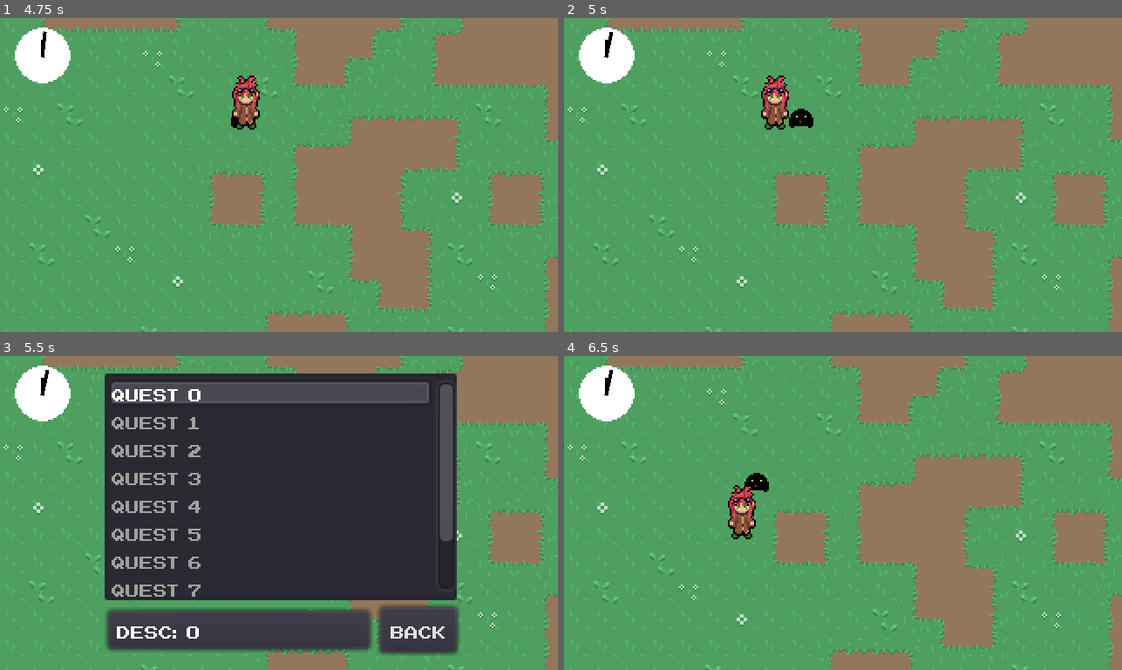
Above: before the commit, frames 1-4 (two rows, left to right).
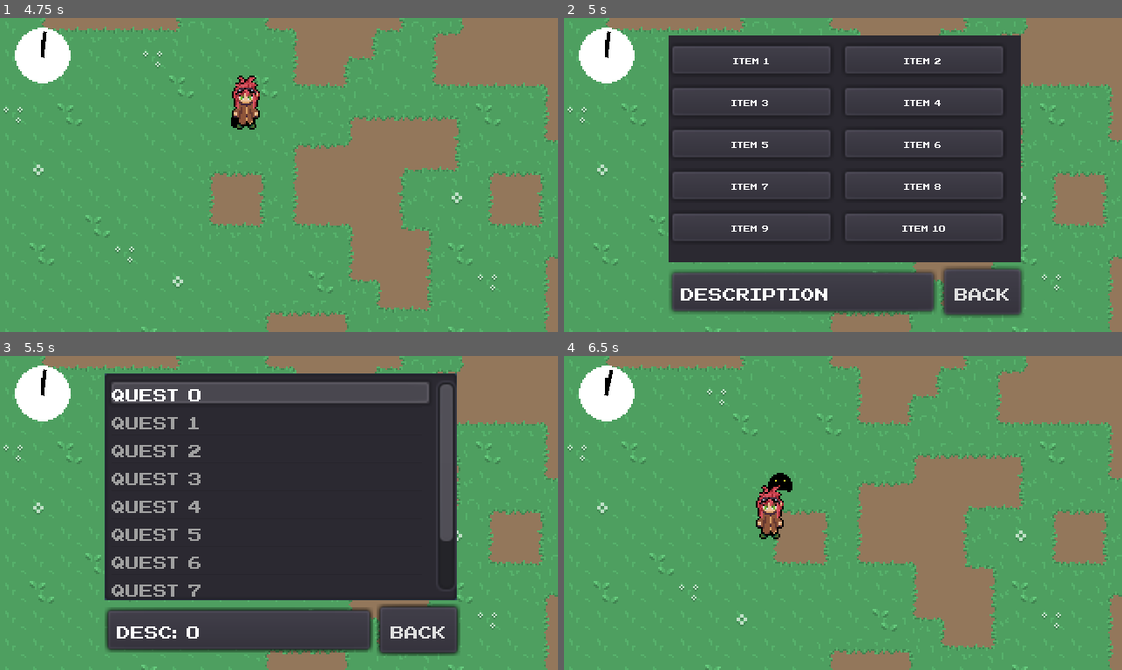
Above: after the commit, the same moments.

Repository: Morphclue/evo-world
Game: Godot game, scene res://world.tscn
Same seed, same stepped clock (60 frames per second), same inputs: the game is played once before the commit and once after it.
Inputs:
- Up to frame 1 (4.75 s): tap Enter (ui_accept) at 0.5, 0.77, 2, 2.27, 2.75, 3.77, 4.25, 4.52 s; hold D (right) 0.53-1.25 s; tap J (journal) at 0.6, 2.1, 2.85, 3.6, 4.35 s; click "Back" at 1.25 s; hold S (down) 2.03-2.78 s; hold D (right) 2.78-3.53 s; hold Up (ui_up) 3.53-4.28 s; hold A (left) from 4.28 s (still down)
- Up to frame 2 (5 s): keep holding A (left); tap I (inventory, bound only after the commit) at 4.9 s
- Up to frame 3 (5.5 s): keep holding A (left); tap J (journal) at 5.1 s; tap Enter (ui_accept) at 5.27 s
- Up to frame 4 (6.5 s): tap Enter (ui_accept) at 5.75 s; release A (left) at 5.78 s; hold S (down) from 5.78 s (still down); tap J (journal) at 5.85 s

Frame 1 is identical in both runs. In frame 2, 54% of the frame differs, in the area x 7-83%, y 4-96%; in frame 3, 0.9%; in frame 4, 1.7%.

Commit message:
feat: add inventory key

Diff:
--- a/hud/hud.gd
+++ b/hud/hud.gd
@@ -1,8 +1,10 @@
 extends Node
 
 onready var clock: Control = $clock
-var journal: PackedScene  = preload("res://menus/journal.tscn")
-var journal_instance: Control = null
+var journal_scene: PackedScene  = preload("res://menus/journal.tscn")
+var inventory_scene: PackedScene = preload("res://menus/inventory.tscn")
+var journal: Control = null
+var inventory: Control = null
 
 func _process(_delta):
 	_handle_input()
@@ -10,12 +12,18 @@
 
 func _handle_input() -> void:
 	if Input.is_action_just_pressed("journal"):
-
-		if is_instance_valid(journal_instance):
+		if is_instance_valid(journal):
 			_close_windows()
 		else:
-			journal_instance = journal.instance()
-			_add_window(journal_instance)
+			journal = journal_scene.instance()
+			_add_window(journal)
+
+	if Input.is_action_just_pressed("inventory"):
+		if is_instance_valid(inventory):
+			_close_windows()
+		else:
+			inventory = inventory_scene.instance()
+			_add_window(inventory)
 
 	if Input.is_action_just_pressed("ui_cancel"):
 		_close_windows()
@@ -27,6 +35,7 @@
 
 
 func _close_windows() -> void:
-	journal_instance = null
+	journal = null
+	inventory = null
 	get_tree().paused = false
 	Utils.remove_children(self, [clock])
--- a/menus/inventory.gd
+++ b/menus/inventory.gd
@@ -1,7 +1,7 @@
 extends Control
 
 const PANEL_MIN_SIZE_X: int = 95
-const PANEL_MIN_SIZE_Y: int = 26
+const PANEL_MIN_SIZE_Y: int = 20
 
 const font: DynamicFont = preload("res://menus/NESCyrillic.tres")
 
@@ -20,8 +20,8 @@
 
 
 func _load_dummy_items() -> void:
-	for i in range(8):
-		var item_name = "Item " + str(i)
+	for i in range(10):
+		var item_name = "Item " + str(i + 1)
 		var desc = "Desc: " + str(i)
 		var item: Item = Item.new(item_name, desc)
 		items.append(item)
@@ -37,6 +37,13 @@
 		unique_font.size = 8
 		label.add_font_override("font", unique_font)
 		label.text = item.item_name
+		label.align = Label.ALIGN_CENTER
 
 		panel_container.add_child(label)
 		grid_container.add_child(panel_container)
+
+
+func _on_back_pressed():
+	var parent: Node = get_parent()
+	queue_free()
+	parent.remove_child(self)
--- a/menus/inventory.tscn
+++ b/menus/inventory.tscn
@@ -72,3 +72,5 @@
 __meta__ = {
 "_edit_use_anchors_": false
 }
+
+[connection signal="pressed" from="vBox/hBox/back" to="." method="_on_back_pressed"]
--- a/menus/journal.gd
+++ b/menus/journal.gd
@@ -46,4 +46,3 @@
 	var parent: Node = get_parent()
 	queue_free()
 	parent.remove_child(self)
-	pass # Replace with function body.
--- a/project.godot
+++ b/project.godot
@@ -99,6 +99,11 @@
 "events": [ Object(InputEventKey,"resource_local_to_scene":false,"resource_name":"","device":0,"alt":false,"shift":false,"control":false,"meta":false,"command":false,"pressed":false,"scancode":74,"unicode":0,"echo":false,"script":null)
  ]
 }
+inventory={
+"deadzone": 0.5,
+"events": [ Object(InputEventKey,"resource_local_to_scene":false,"resource_name":"","device":0,"alt":false,"shift":false,"control":false,"meta":false,"command":false,"pressed":false,"scancode":73,"unicode":0,"echo":false,"script":null)
+ ]
+}
 
 [layer_names]
 
